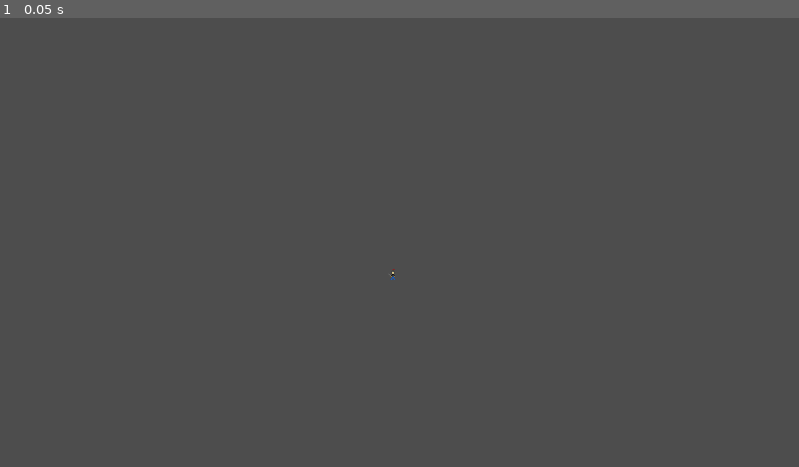
Above: before the commit, frame 1.
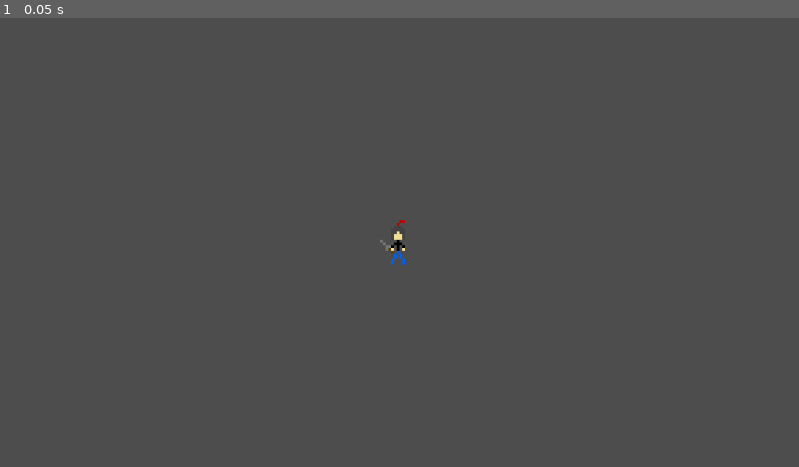
Above: after the commit, the same moment.

Repository: Jovan-04/evan-colin-game
Game: Godot game, scene res://game.tscn
The game is run twice, just before and just after one commit, with the same random seed, the same clock (stepped at 60 frames per second) and the same inputs.
Inputs:
- Up to frame 1 (0.05 s): no input

The runs differ from the first frame. In frame 1, less than 0.1% of the frame differs, in the area x 47-51%, y 44-59%.

Commit message:
add camera

Diff:
--- a/game.tscn
+++ b/game.tscn
@@ -5,4 +5,7 @@
 [node name="Game" type="Node2D"]
 
 [node name="Player" parent="." instance=ExtResource("1_ynrhd")]
-position = Vector2(567, 370)
+position = Vector2(206, 133)
+
+[node name="Camera2D" type="Camera2D" parent="Player"]
+zoom = Vector2(4, 4)
